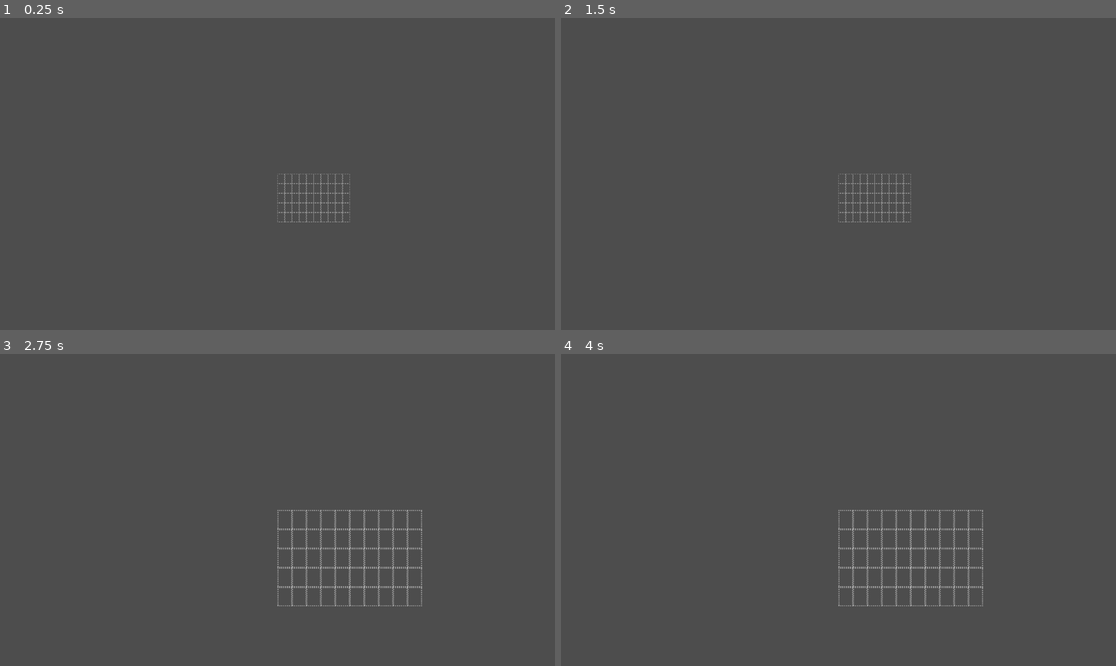
Above: before the commit, frames 1-4 (two rows, left to right).
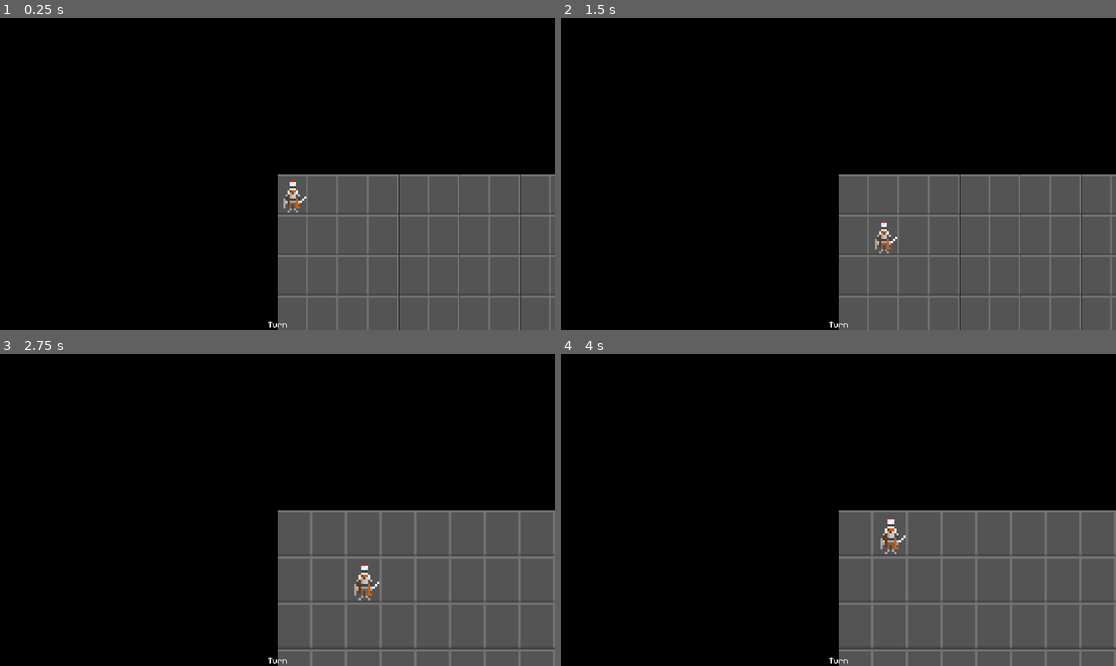
Above: after the commit, the same moments.

Repository: joshandersn/firecrest
Game: Godot game, scene res://main.tscn
Two runs of this game, one before a commit and one after it. Both use one fixed random seed, a clock stepped at 60 frames per second and the inputs below.
Inputs:
- Up to frame 1 (0.25 s): no input
- Up to frame 2 (1.5 s): tap Enter (ui_accept) at 0.5, 0.77, 1.25 s; hold D (move_right, bound only after the commit) 0.53-1.28 s; tap = (zoom_in) at 0.6 s; hold S (move_down, bound only after the commit) from 1.28 s (still down); tap - (zoom_out) at 1.35 s
- Up to frame 3 (2.75 s): tap Enter (ui_accept) at 1.52, 2 s; release S (move_down, bound only after the commit) at 2.03 s; hold D (move_right, bound only after the commit) from 2.03 s (still down); tap = (zoom_in) at 2.1 s
- Up to frame 4 (4 s): tap Enter (ui_accept) at 2.75, 3.02, 3.5, 3.77 s; release D (move_right, bound only after the commit) at 2.78 s; hold W (move_up, bound only after the commit) 2.78-3.53 s; tap - (zoom_out) at 2.85 s; hold A (move_left, bound only after the commit) from 3.53 s (still down); tap = (zoom_in) at 3.6 s

The runs differ from the first frame. In frame 1, 78% of the frame differs, in the area x 0-100%, y 0-100%; in frame 2, 78%; in frame 3, 79%; in frame 4, 79%.

Commit message:
Adds tile movement for entity

Diff:
--- /dev/null
+++ b/Entities/knight.tres
@@ -0,0 +1,9 @@
+[gd_resource type="Resource" script_class="ResEntity" load_steps=3 format=3 uid="uid://dadd0pf1s47dg"]
+
+[ext_resource type="Script" path="res://Resources/res_entity.gd" id="1_4bijf"]
+[ext_resource type="Texture2D" uid="uid://dpjuimm75mv51" path="res://Assets/knight.png" id="1_jm6sp"]
+
+[resource]
+script = ExtResource("1_4bijf")
+tag = "Knight"
+artwork = ExtResource("1_jm6sp")
--- /dev/null
+++ b/Objects/entity.gd
@@ -0,0 +1,18 @@
+extends Node2D
+
+@export var entity: ResEntity
+@export var player_index := 0
+
+func move_direction(dir) -> void:
+	$Check.target_position = Game.tile_res * dir
+	position += Game.tile_res * dir
+
+func _input(_event: InputEvent) -> void:
+	if Input.is_action_just_pressed("move_up"):
+		move_direction(Vector2.UP)
+	elif Input.is_action_just_pressed("move_down"):
+		move_direction(Vector2.DOWN)
+	elif Input.is_action_just_pressed("move_left"):
+		move_direction(Vector2.LEFT)
+	elif Input.is_action_just_pressed("move_right"):
+		move_direction(Vector2.RIGHT)
--- /dev/null
+++ b/Objects/entity.tscn
@@ -0,0 +1,29 @@
+[gd_scene load_steps=4 format=3 uid="uid://dhokegx1ki0fl"]
+
+[ext_resource type="Script" path="res://Objects/entity.gd" id="1_e7jks"]
+[ext_resource type="Texture2D" uid="uid://dpjuimm75mv51" path="res://Assets/knight.png" id="2_1vi4u"]
+
+[sub_resource type="RectangleShape2D" id="RectangleShape2D_rhqge"]
+size = Vector2(15, 20)
+
+[node name="Entity" type="Node2D"]
+top_level = true
+script = ExtResource("1_e7jks")
+
+[node name="Check" type="RayCast2D" parent="."]
+position = Vector2(8, 10)
+target_position = Vector2(0, 20)
+collide_with_areas = true
+collide_with_bodies = false
+
+[node name="Area2D" type="Area2D" parent="."]
+
+[node name="CollisionShape2D" type="CollisionShape2D" parent="Area2D"]
+position = Vector2(8, 10)
+shape = SubResource("RectangleShape2D_rhqge")
+
+[node name="Sprite" type="Sprite2D" parent="."]
+texture = ExtResource("2_1vi4u")
+centered = false
+region_enabled = true
+region_rect = Rect2(0, 0, 15, 20)
--- a/Entities/tile.tscn
+++ b/Objects/tile.tscn
@@ -1,6 +1,6 @@
 [gd_scene load_steps=3 format=3 uid="uid://5nseyxctpxtq"]
 
-[ext_resource type="Script" path="res://Entities/tile.gd" id="1_mcmns"]
+[ext_resource type="Script" path="res://Objects/tile.gd" id="1_mcmns"]
 [ext_resource type="Texture2D" uid="uid://n4jwo4bth0qt" path="res://Assets/base.png" id="2_vsyaf"]
 
 [node name="Tile" type="Node2D" groups=["tile"]]
--- /dev/null
+++ b/Resources/res_entity.gd
@@ -0,0 +1,6 @@
+extends Resource
+
+class_name ResEntity
+
+@export var tag: String
+@export var artwork: Texture
--- /dev/null
+++ b/Tiles/Stone.tres
@@ -0,0 +1,11 @@
+[gd_resource type="Resource" script_class="ResTile" load_steps=3 format=3 uid="uid://bekmq1bacgix4"]
+
+[ext_resource type="Script" path="res://Resources/res_tile.gd" id="1_nk4oo"]
+[ext_resource type="Texture2D" uid="uid://dbeyxlofdnnh7" path="res://Assets/stone slab.png" id="2_bqgls"]
+
+[resource]
+script = ExtResource("1_nk4oo")
+tag = "Stone Slab"
+texture = ExtResource("2_bqgls")
+temperature = 0
+humidity = 0
--- /dev/null
+++ b/game.gd
@@ -0,0 +1,4 @@
+extends Node
+
+# Config
+@export var tile_res := Vector2(15,20)
--- a/main.gd
+++ b/main.gd
@@ -1,8 +1,7 @@
 extends Node2D
 
-@onready var tile = load("res://Entities/tile.tscn")
-@onready var sand = load("res://Tiles/sand.tres")
-@export var tile_res := Vector2(15,20)
+@onready var tile = load("res://Objects/tile.tscn")
+@onready var sand = load("res://Tiles/Stone.tres")
 
 func _input(_event: InputEvent) -> void:
 	#debug to update world
@@ -19,9 +18,10 @@
 		for b in x:
 			var new_tile = tile.instantiate()
 			new_tile.tile = sand
-			new_tile.position.x = b*tile_res.x
-			new_tile.position.y = a*tile_res.y
+			new_tile.position.x = b*Game.tile_res.x
+			new_tile.position.y = a*Game.tile_res.y
 			new_tile.tile.tag = str('tile x:', b, ' y:', a)
+			print(new_tile)
 			$Scene.add_child(new_tile)
 
 func _ready() -> void:
--- a/main.tscn
+++ b/main.tscn
@@ -1,12 +1,49 @@
-[gd_scene load_steps=3 format=3 uid="uid://cymrvhfw8glyc"]
+[gd_scene load_steps=6 format=3 uid="uid://cymrvhfw8glyc"]
 
 [ext_resource type="Script" path="res://main.gd" id="1_y3dp2"]
+[ext_resource type="Script" path="res://game.gd" id="3_7pmk2"]
+[ext_resource type="PackedScene" uid="uid://dhokegx1ki0fl" path="res://Objects/entity.tscn" id="3_xf6om"]
+[ext_resource type="Resource" uid="uid://dadd0pf1s47dg" path="res://Entities/knight.tres" id="4_okolo"]
 [ext_resource type="Script" path="res://camera.gd" id="4_sfet5"]
 
-[node name="Game" type="Node2D"]
+[node name="Main" type="Node2D"]
 script = ExtResource("1_y3dp2")
+
+[node name="Game" type="Node" parent="."]
+script = ExtResource("3_7pmk2")
 
 [node name="Scene" type="Node2D" parent="."]
 
+[node name="Entity" parent="Scene" instance=ExtResource("3_xf6om")]
+entity = ExtResource("4_okolo")
+
 [node name="Camera2D" type="Camera2D" parent="."]
+zoom = Vector2(7, 7)
+position_smoothing_enabled = true
+position_smoothing_speed = 10.0
 script = ExtResource("4_sfet5")
+
+[node name="UI" type="CanvasLayer" parent="."]
+
+[node name="HUD" type="Control" parent="UI"]
+layout_mode = 3
+anchors_preset = 15
+anchor_right = 1.0
+anchor_bottom = 1.0
+grow_horizontal = 2
+grow_vertical = 2
+
+[node name="Turn" type="Label" parent="UI/HUD"]
+layout_mode = 1
+anchors_preset = 7
+anchor_left = 0.5
+anchor_top = 1.0
+anchor_right = 0.5
+anchor_bottom = 1.0
+offset_left = -20.0
+offset_top = -20.0
+offset_right = 20.0
+grow_horizontal = 2
+grow_vertical = 0
+theme_override_font_sizes/font_size = 30
+text = "Turn"
--- a/project.godot
+++ b/project.godot
@@ -14,6 +14,15 @@
 run/main_scene="res://main.tscn"
 config/features=PackedStringArray("4.3", "Mobile")
 config/icon="res://icon.svg"
+
+[autoload]
+
+Game="*res://game.gd"
+
+[display]
+
+window/size/viewport_width=1920
+window/size/viewport_height=1080
 
 [global_group]
 
@@ -35,9 +44,30 @@
 "events": [Object(InputEventKey,"resource_local_to_scene":false,"resource_name":"","device":-1,"window_id":0,"alt_press …(191 unchanged characters)…
 ]
 }
+move_up={
+"deadzone": 0.5,
+"events": [Object(InputEventKey,"resource_local_to_scene":false,"resource_name":"","device":-1,"window_id":0,"alt_pressed":false,"shift_pressed":false,"ctrl_pressed":false,"meta_pressed":false,"pressed":false,"keycode":0,"physical_keycode":87,"key_label":0,"unicode":119,"location":0,"echo":false,"script":null)
+]
+}
+move_down={
+"deadzone": 0.5,
+"events": [Object(InputEventKey,"resource_local_to_scene":false,"resource_name":"","device":-1,"window_id":0,"alt_pressed":false,"shift_pressed":false,"ctrl_pressed":false,"meta_pressed":false,"pressed":false,"keycode":0,"physical_keycode":83,"key_label":0,"unicode":115,"location":0,"echo":false,"script":null)
+]
+}
+move_left={
+"deadzone": 0.5,
+"events": [Object(InputEventKey,"resource_local_to_scene":false,"resource_name":"","device":-1,"window_id":0,"alt_pressed":false,"shift_pressed":false,"ctrl_pressed":false,"meta_pressed":false,"pressed":false,"keycode":0,"physical_keycode":65,"key_label":0,"unicode":97,"location":0,"echo":false,"script":null)
+]
+}
+move_right={
+"deadzone": 0.5,
+"events": [Object(InputEventKey,"resource_local_to_scene":false,"resource_name":"","device":-1,"window_id":0,"alt_pressed":false,"shift_pressed":false,"ctrl_pressed":false,"meta_pressed":false,"pressed":false,"keycode":0,"physical_keycode":68,"key_label":0,"unicode":100,"location":0,"echo":false,"script":null)
+]
+}
 
 [rendering]
 
 textures/canvas_textures/default_texture_filter=0
 renderer/rendering_method="mobile"
+environment/defaults/default_clear_color=Color(0, 0, 0, 1)
 2d/snap/snap_2d_transforms_to_pixel=true
Binary file added: Assets/knight.png
Not shown, added: Assets/knight.png.import
Binary file added: Assets/stone slab.png
Not shown, added: Assets/stone slab.png.import
Renamed: Entities/tile.gd -> Objects/tile.gd
